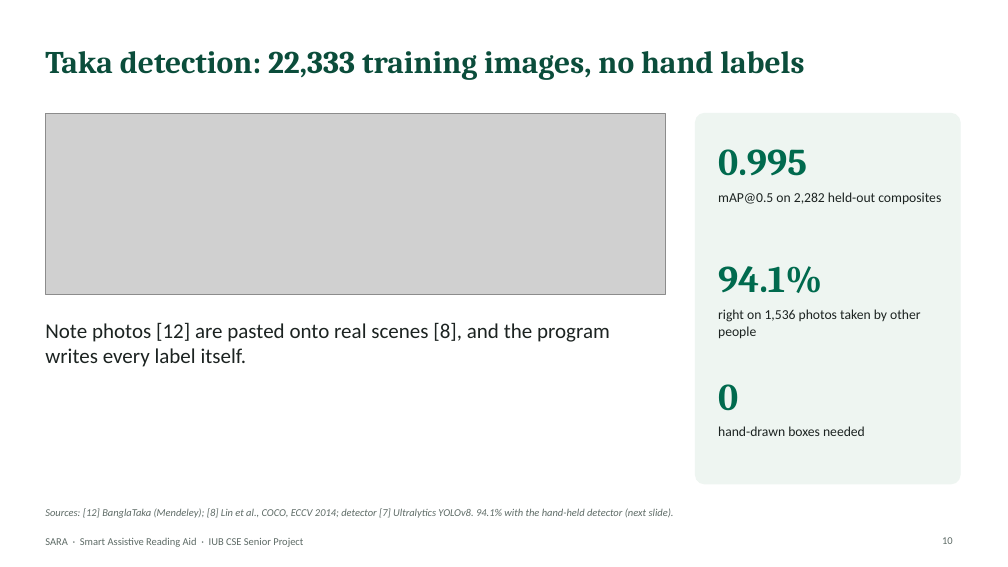
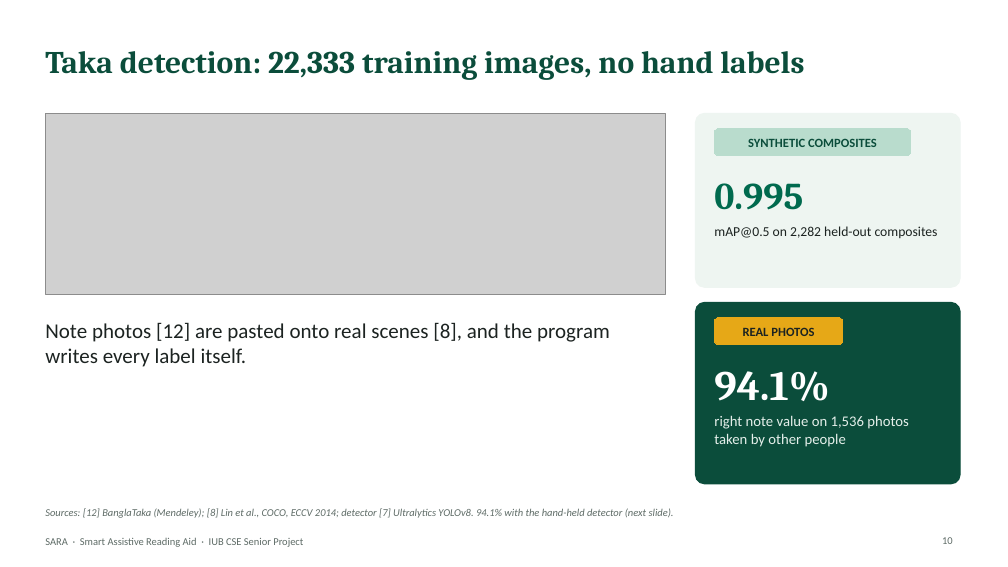
Before and after one commit to aflam330/Senior_project_wearable_glass_for_blind_people_using_ocr_and_ylo, a slide deck: slide 10 of Thesis Report and paper/thesis report/slides/SARA_Presentation.pptx. Drawn at 1008x567 pixels with LibreOffice and Linux fonts; fonts in the diff are those of the drawing; grey boxes stand for pictures. Boxes give left, top, right and bottom in pixels: in the first picture for what was removed or moved away, otherwise in the second. Text is boxed around its words. In the diff, an @@ line names an element or a change of style, - is before the commit and + after.

```diff
--- a/Thesis Report and paper/thesis report/slides/SARA_Presentation.pptx
+++ b/Thesis Report and paper/thesis report/slides/SARA_Presentation.pptx
@@ rounded rectangle: place and size @@
-rounded rectangle at [696,113,960,484]
+rounded rectangle at [696,113,960,287]
@@ rounded rectangle at [696,113,960,287]: proportions changed @@
@@ rounded rectangle added at [715,129,911,156], fill #B9DCCD, outline #B9DCCD 0.75 pt, 12 pt, text #0B4D3B, bold @@
+SYNTHETIC COMPOSITES
@@ text "0.995": place and size @@
-text "0.995" at [718,149,807,176]
+text "0.995" at [714,183,803,210]
@@ text "mAP@0.5 on 2,282 held-out composites": place and size @@
-text "mAP@0.5 on 2,282 held-out composites" at [718,192,941,205]
+text "mAP@0.5 on 2,282 held-out composites" at [714,226,938,238]
@@ rounded rectangle added at [696,302,960,484], fill #0B4D3B, outline #0B4D3B 1 pt @@
@@ rounded rectangle added at [715,318,843,345], fill #E6A817, outline #E6A817 0.75 pt, 12 pt, text #1C2321, bold @@
+REAL PHOTOS
@@ text "94.1%": place and size @@
-text "94.1%" at [718,266,822,293]
+text "94.1%" at [714,371,829,401]
@@ text "94.1%" at [714,371,829,401]: size 36 to 40 pt, text colour #006A4E to #FFFFFF @@
@@ text removed at [718,384,738,411] @@
-0
@@ text at [714,415,909,447]: text changed; size 13 to 14 pt; text colour #1C2321 to #E4EFEA @@
-right on 1,536 photos taken by other people
+right note value on 1,536 photos taken by other people
@@ text removed at [718,426,865,436] @@
-hand-drawn boxes needed
```
Also in this commit, not shown: 17 other slides changed, 7 other files.
